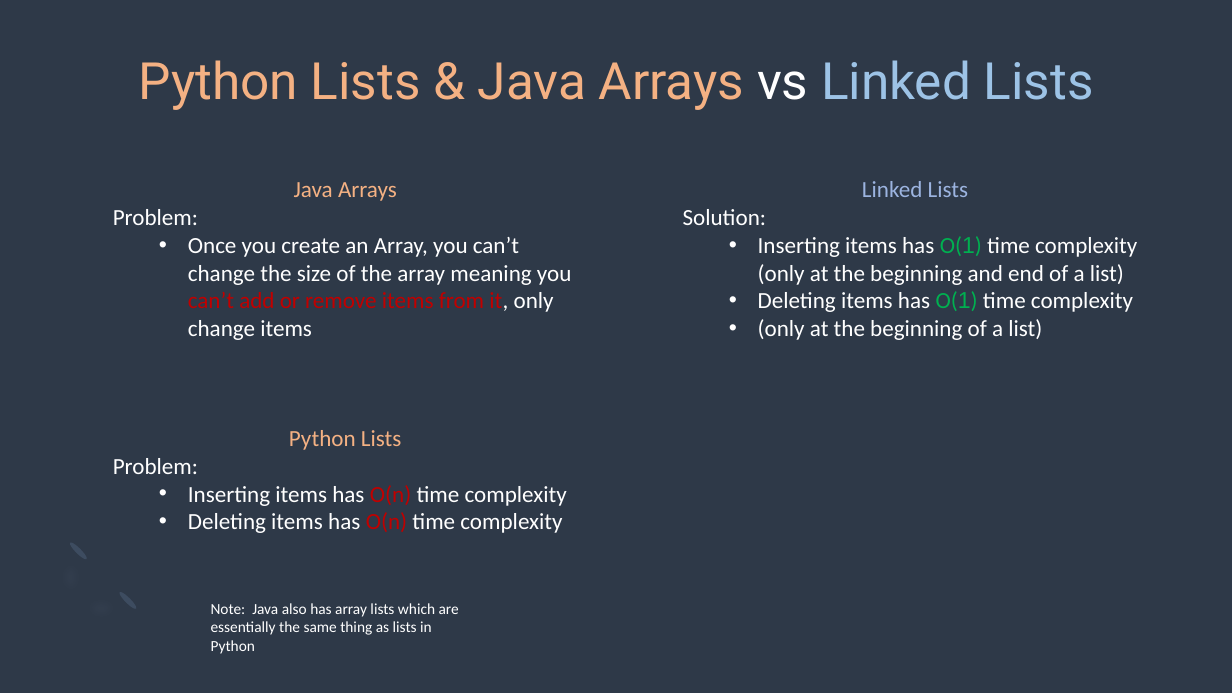
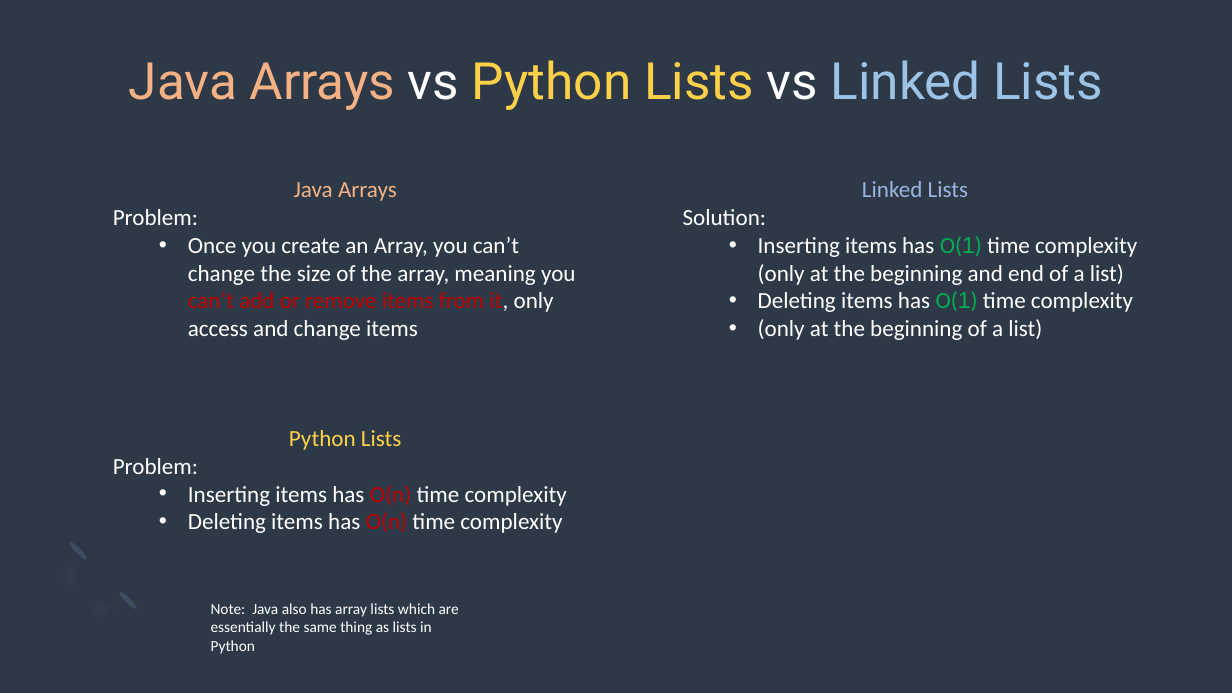
Before and after one commit to echoaj/TCS_PowerPoints, a slide deck: slide 3 of PowerPoints/Linked Lists.pptx. Drawn at 1232x693 pixels with LibreOffice and Linux fonts; fonts in the diff are those of the drawing. Boxes give left, top, right and bottom in pixels: in the first picture for what was removed or moved away, otherwise in the second. Text is boxed around its words. In the diff, an @@ line names an element or a change of style, - is before the commit and + after.

Commit message:
linked lists

```diff
--- a/PowerPoints/Linked Lists.pptx
+++ b/PowerPoints/Linked Lists.pptx
@@ title at [129, 60, 1103, 110]: text changed; text colour #F4B183 to #FFD149 @@
-Python Lists & Java Arrays vs Linked Lists
+Java Arrays vs Python Lists vs Linked Lists
@@ text at [188, 237, 575, 340]: text changed @@
-  • Once you create an Array, you can’t change the size of the array meaning you can’t add or remove items from it, only change items
+  • Once you create an Array, you can’t change the size of the array, meaning you can’t add or remove items from it, only access and change items
@@ text at [289, 430, 402, 450]: text colour #F4B183 to #FFD149 in "Python Lists" @@
```
Also in this commit, not shown: 1 other slide changed, 6 slides added.
